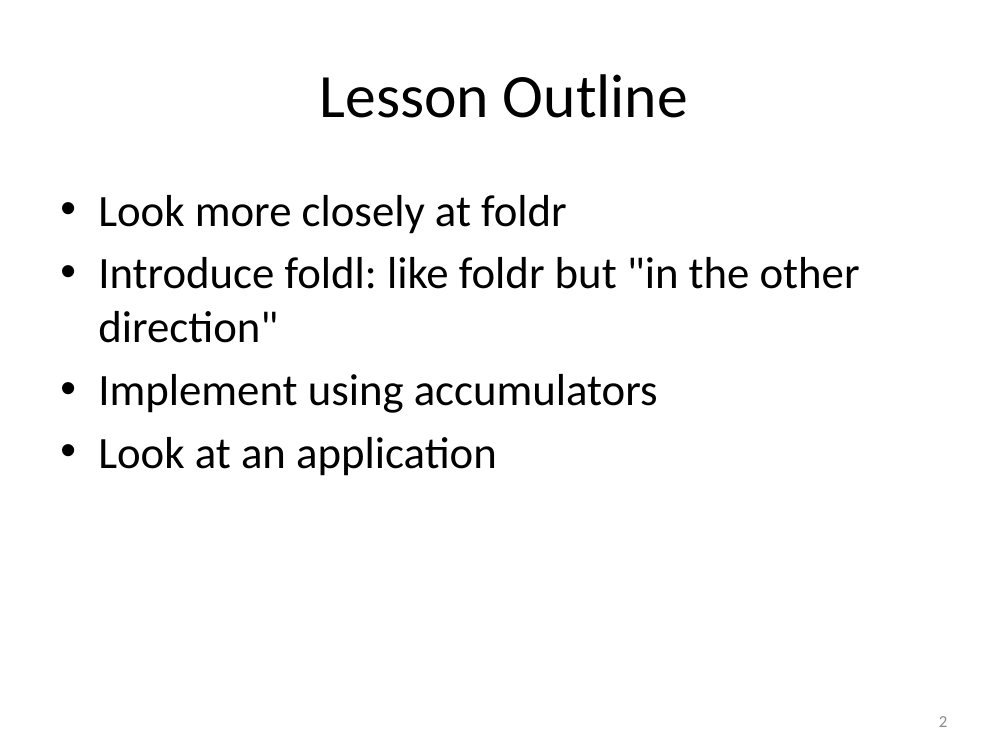
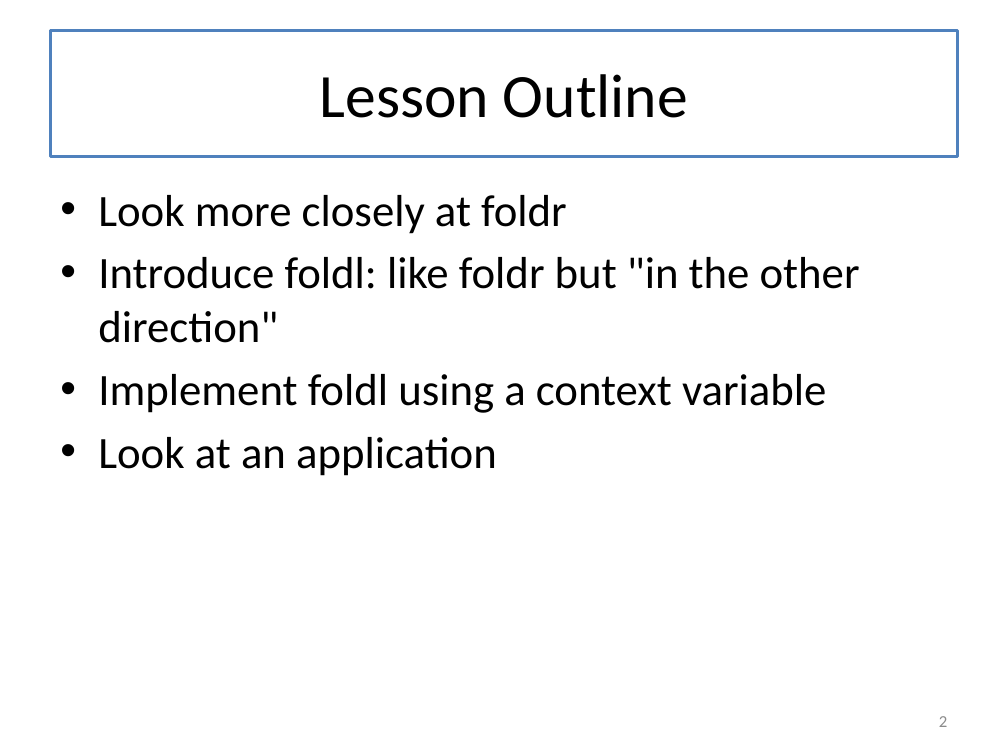
Before and after one commit to mwand/cs5010f16, a slide deck: slide 2 of Slides/Lesson 7.5 Foldr and Foldl.pptx. Drawn at 1008x756 pixels with LibreOffice and Linux fonts; fonts in the diff are those of the drawing. Boxes give left, top, right and bottom in pixels: in the first picture for what was removed or moved away, otherwise in the second. Text is boxed around its words. In the diff, an @@ line names an element or a change of style, - is before the commit and + after.

```diff
--- a/Slides/Lesson 7.5 Foldr and Foldl.pptx
+++ b/Slides/Lesson 7.5 Foldr and Foldl.pptx
@@ title "Lesson Outline": place and size @@
-title "Lesson Outline" at [320,74,688,118]
+title "Lesson Outline" at [50,30,958,156]
@@ title "Lesson Outline" at [50,30,958,156]: fill none to #FFFFFF; outline none to #4F81BD 2.25 pt @@
@@ text at [98,374,826,413]: text changed @@
-• Implement using accumulators
+• Implement foldl using a context variable
```
Also in this commit, not shown: 25 other slides changed, 29 other files.
